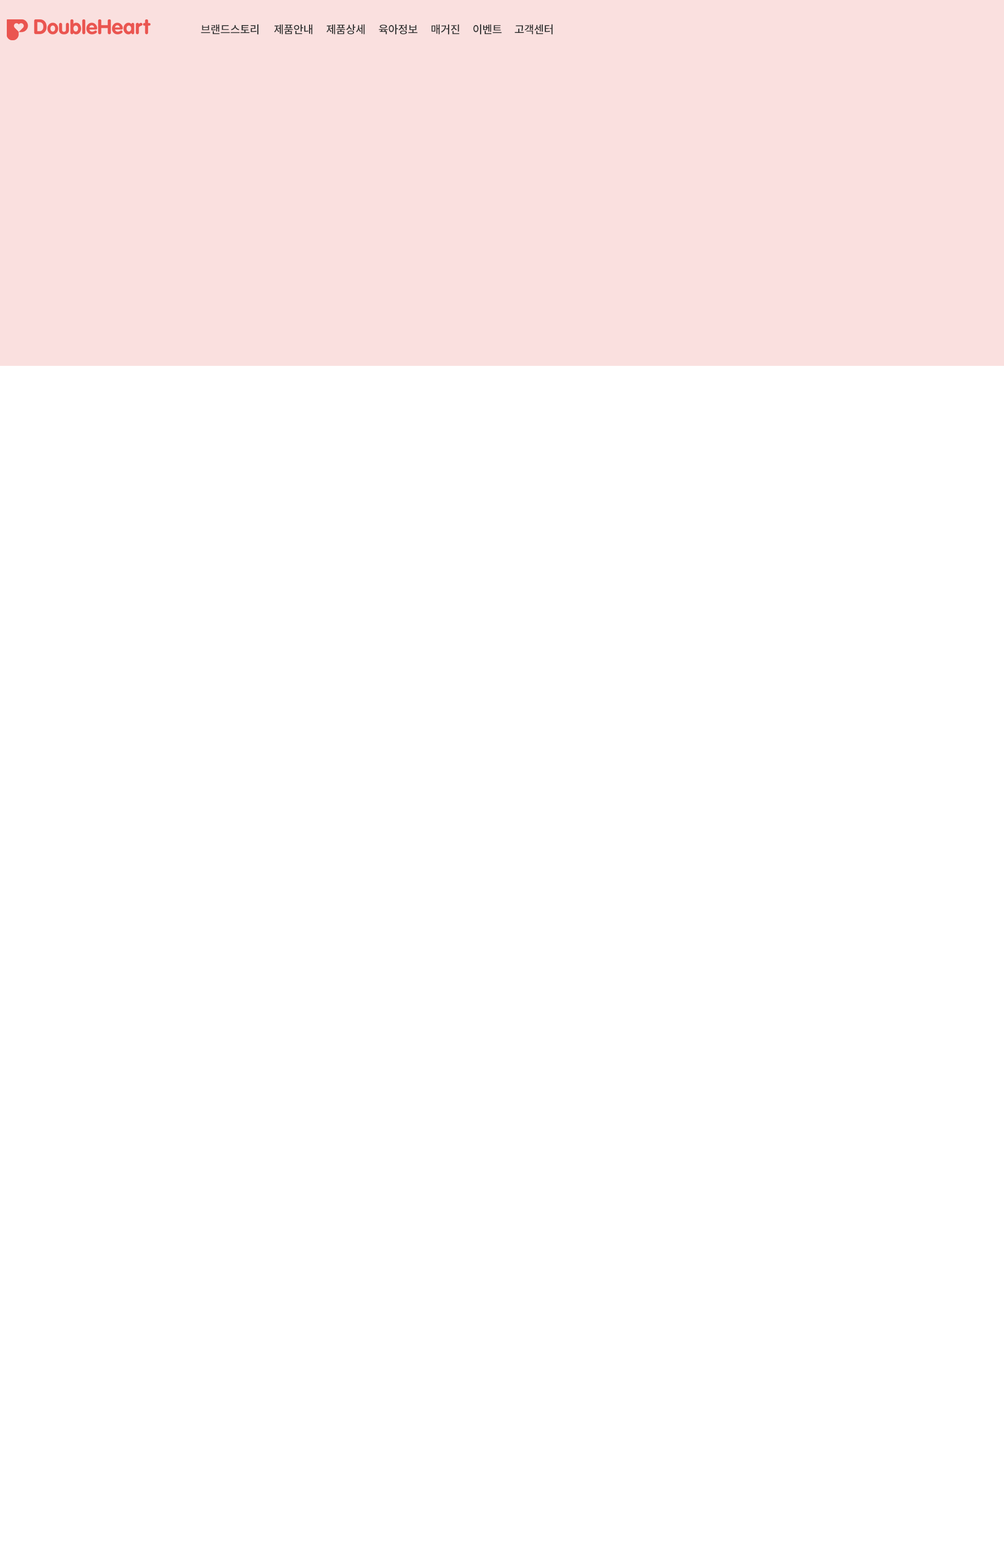
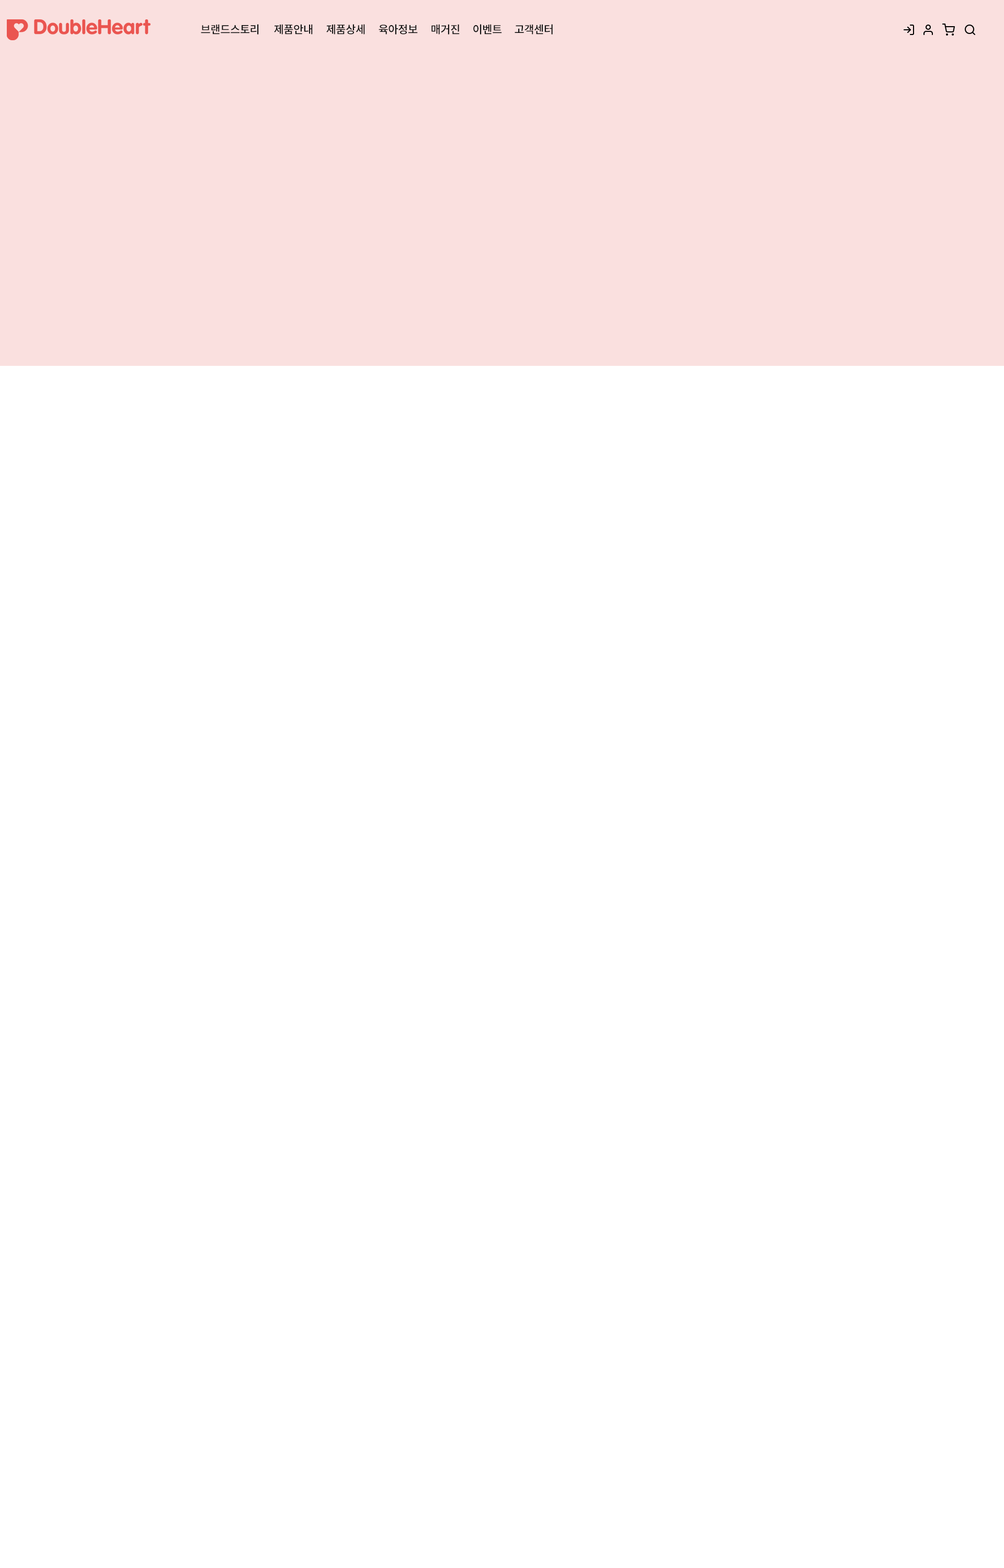
Layer changes from the first 1004 × 1568 image to the second:
added layer "search" above "shopping-cart" over bbox(964, 24, 975, 36)
added layer "shopping-cart" above "user" over bbox(941, 23, 955, 36)
added layer "user" above "log-in" over bbox(923, 24, 933, 36)
added layer "log-in" above "고객센터" over bbox(903, 24, 914, 36)
painted on "고객센터" over bbox(514, 24, 553, 35)
painted on "이벤트" over bbox(473, 24, 502, 35)
painted on "매거진" over bbox(431, 24, 460, 35)
painted on "육아정보" over bbox(378, 24, 418, 35)
painted on "제품상세" over bbox(326, 24, 365, 35)
painted on "제품안내" over bbox(273, 24, 313, 35)
painted on "브랜드스토리" over bbox(200, 24, 259, 35)